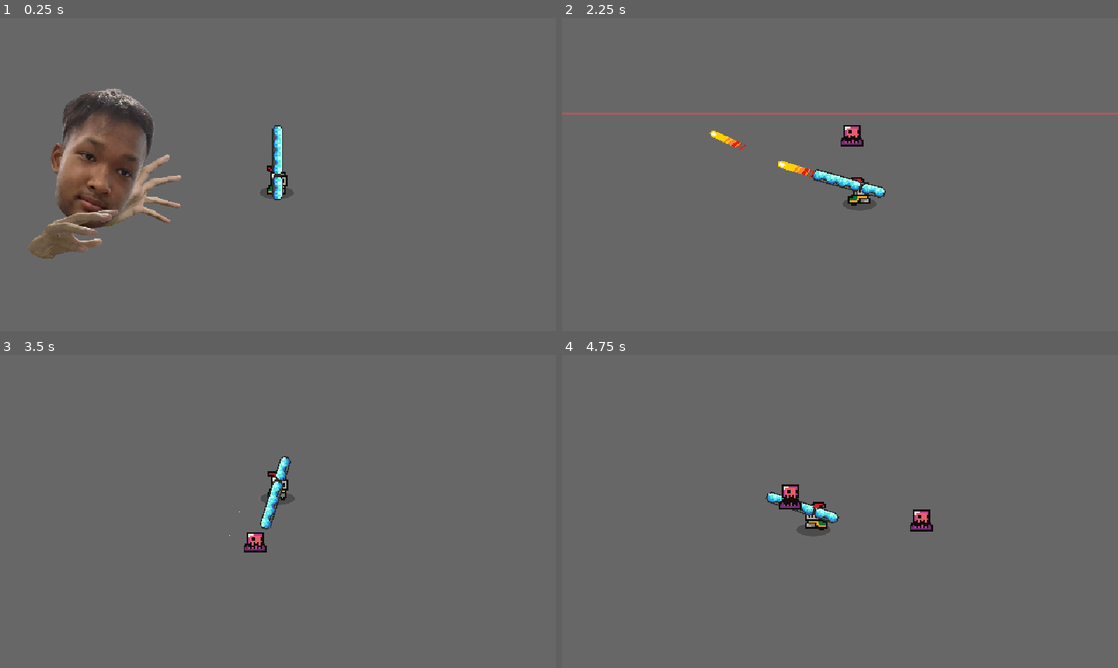
Above: before the commit, frames 1-4 (two rows, left to right).
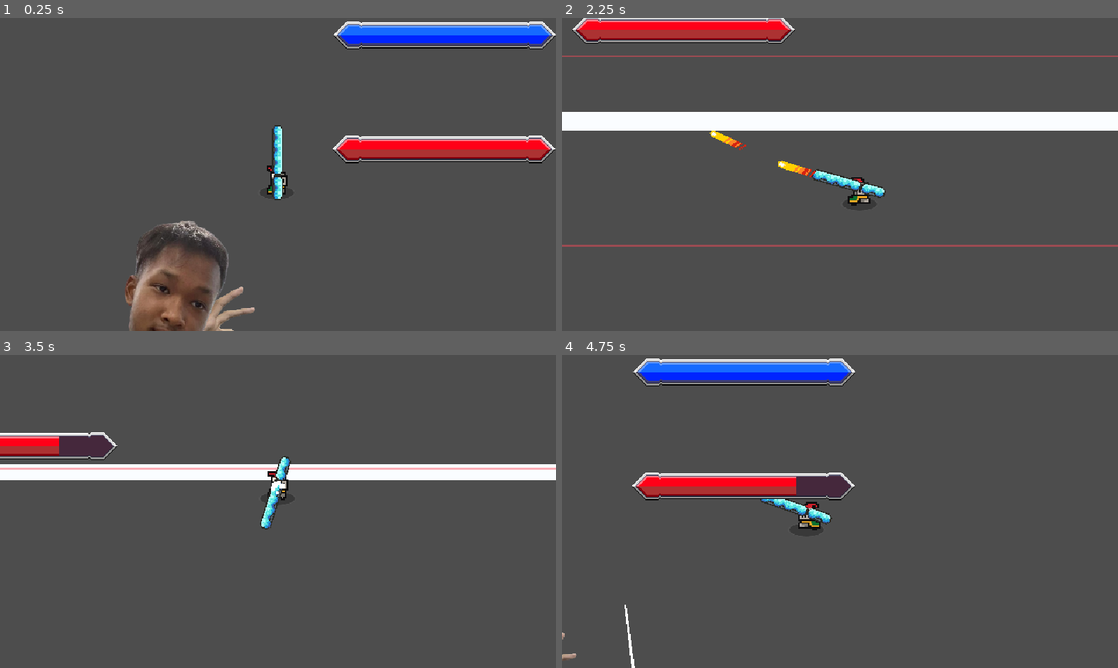
Above: after the commit, the same moments.

Repository: LicoRyte/PSCP--NoIWasTheJudge
Game: Godot game, scene res://Scene/test_scene/Jeen_test_sceme.tscn
The game is run twice, just before and just after one commit, with the same random seed, the same clock (stepped at 60 frames per second) and the same inputs. Before the commit the project starts from res://Scene/test_scene/guide_test_pc.tscn.
Inputs (mouse positions are in pixels of both pictures, inside the frame that each line leads up to):
- Up to frame 1 (0.25 s): no input
- Up to frame 2 (2.25 s): move the mouse to (962, 158) at 0.52 s; hold D (Right) 0.53-1.28 s; tap Shift (Dash) at 0.6 s; click (962, 158) at 0.67 s; move the mouse to (728, 190) at 1.27 s; hold S (Down) 1.28-2.03 s; tap P (DevTest) at 1.35 s; move the mouse to (723, 149) at 2.02 s; press the mouse at (723, 149) at 2.03 s; hold D (Right) from 2.03 s (still down)
- Up to frame 3 (3.5 s): move the mouse to (250, 574) at 2.77 s; release D (Right) at 2.78 s; release the mouse at (250, 574) at 2.78 s; hold W (Up) from 2.78 s (still down); tap R (Relode) at 2.85 s; click (250, 574) at 2.92 s
- Up to frame 4 (4.75 s): move the mouse to (1006, 558) at 3.52 s; release W (Up) at 3.53 s; hold A (Left) from 3.53 s (still down); tap Space (Space) at 3.6 s; move the mouse to (673, 464) at 4.27 s; tap J (spawn_mob) at 4.35 s

The runs differ from the first frame. In frame 1, 97% of the frame differs, in the area x 0-100%, y 0-100%; in frame 2, 99%; in frame 3, 99%; in frame 4, 100%.

Commit message:
new Healthbar

Diff:
--- a/Scene/UIBAR/healthBar.gd
+++ /dev/null
@@ -1,12 +0,0 @@
-extends TextureProgressBar
-
-@export var player: Player
-@export var max_health: float = 100.0
-
-
-func _ready():
-	max_value = max_health
-	GameEvents._hpchanged.connect(_on_hp_changed)
-
-func _on_hp_changed(new_health: float):
-	value = new_health
--- a/Scene/UIBAR/staminabar.gd
+++ /dev/null
@@ -1,11 +0,0 @@
-extends TextureProgressBar
-
-@export var max_stamina: float = 100.0
-
-func _ready():
-	max_value = max_stamina
-	GameEvents._staminachanged.connect(_on_stamina_changed)
-	value = max_stamina
-
-func _on_stamina_changed(new_stamina: float):
-	value = new_stamina
--- a/Scene/test_scene/Jeen_test_sceme.tscn
+++ b/Scene/test_scene/Jeen_test_sceme.tscn
@@ -2,18 +2,17 @@
 
 [ext_resource type="PackedScene" uid="uid://ub8xljt2csls" path="res://Scene/Boss_scene/boss_chotibot.tscn" id="1_ofhem"]
 [ext_resource type="PackedScene" uid="uid://cy62k0nefobxq" path="res://Scene/player/Player.tscn" id="1_sdf0p"]
-[ext_resource type="PackedScene" uid="uid://iccjh5nvx5k7" path="res://Scene/UX,UI_scene/health_staminaBar.tscn" id="3_ud10k"]
+[ext_resource type="PackedScene" path="res://Scene/UIBAR/health_staminaBar.tscn" id="3_noxhu"]
 
 [node name="Node2D" type="Node2D"]
 
 [node name="Chotibot" parent="." instance=ExtResource("1_ofhem")]
 position = Vector2(-119, 157)
-max_health = 200.0
 
 [node name="Player" parent="." instance=ExtResource("1_sdf0p")]
 
-[node name="Control" parent="." instance=ExtResource("3_ud10k")]
-offset_left = 321.0
-offset_top = -57.0
-offset_right = 321.0
-offset_bottom = -57.0
+[node name="Control" parent="." instance=ExtResource("3_noxhu")]
+offset_left = 328.0
+offset_top = -64.0
+offset_right = 328.0
+offset_bottom = -64.0
--- a/Scripts/Base/HealthComponent.gd
+++ b/Scripts/Base/HealthComponent.gd
@@ -1,5 +1,7 @@
 extends Node
 class_name HealthComponent
+
+signal health_changed(current_health: float, max_health: float)
 
 var current_health: float
 @export var max_health: float
@@ -9,6 +11,8 @@
 func _ready() -> void:
 	stat_component = Common.get_component(get_parent(), StatComponent)
 	current_health = max_health
+	if get_parent() is Player:
+		GameEvents.set_health(self)
 
 
 func receive_damage(attack : Attack, is_magic : bool = false):
@@ -18,6 +22,7 @@
 		actual_attack = stat_component.calculate_output(attack).get_damage()  #1
 
 	current_health -= actual_attack #100 - 1 = 99
+	emit_signal("health_changed", current_health, max_health)
 	print(current_health)
 	if current_health <= 0:
 		if get_parent().has_signal("_object_died"):
--- a/Scripts/Service_scripts/GameEvents.gd
+++ b/Scripts/Service_scripts/GameEvents.gd
@@ -14,9 +14,16 @@
 signal _card_description(card_name : String, card_description : String, card_tag: String)
 signal _reward_sequence
 
+var	player_health:HealthComponent
 var current_mod : Array[BulletModifier] = [
 	#ReverseBullet.new()
 ]
+
+func set_health(health:HealthComponent):
+	player_health = health
+
+func get_health():
+	return player_health
 
 func card_append(card: CardResource):
 	_card_append.emit(card)
--- a/Scripts/UX,UI_scripts/healthBar.gd
+++ b/Scripts/UX,UI_scripts/healthBar.gd
@@ -1,12 +1,16 @@
 extends TextureProgressBar
 
-@export var player: Player
-@export var max_health: float = 100.0
+@export var health_component: HealthComponent
 
 
 func _ready():
+	if health_component:
+		health_component.health_changed.connect(update_bar)
+		update_bar(health_component._get_health(), health_component._get_max_health())
+
+func update_bar(current_health: float, max_health: float):
+	value = current_health
 	max_value = max_health
-	GameEvents._hpchanged.connect(_on_hp_changed)
 
-func _on_hp_changed(new_health: float):
-	value = new_health
+func _process(delta: float) -> void:
+	update_bar(GameEvents.get_health()._get_health(),GameEvents.get_health()._get_max_health())
--- a/project.godot
+++ b/project.godot
@@ -11,7 +11,7 @@
 [application]
 
 config/name="NoIWasTheJudge"
-run/main_scene="uid://w2f7u6w6i24r"
+run/main_scene="uid://dvr84a0ucs0qc"
 config/features=PackedStringArray("4.5", "GL Compatibility")
 config/icon="res://icon.svg"
 
Not shown, removed: Scene/UIBAR/healthBar.gd.uid
Not shown, removed: Scene/UIBAR/staminabar.gd.uid
